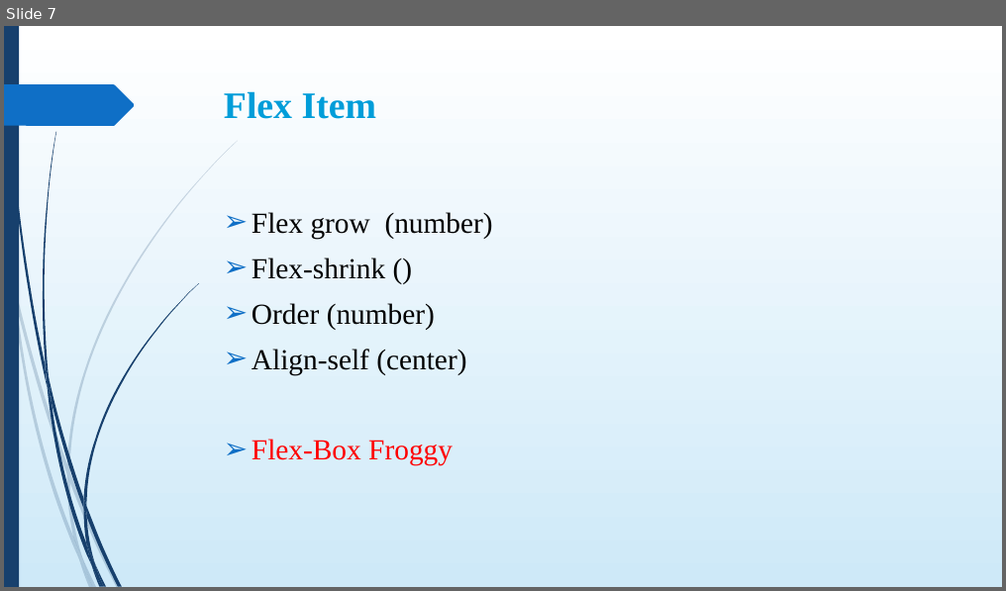
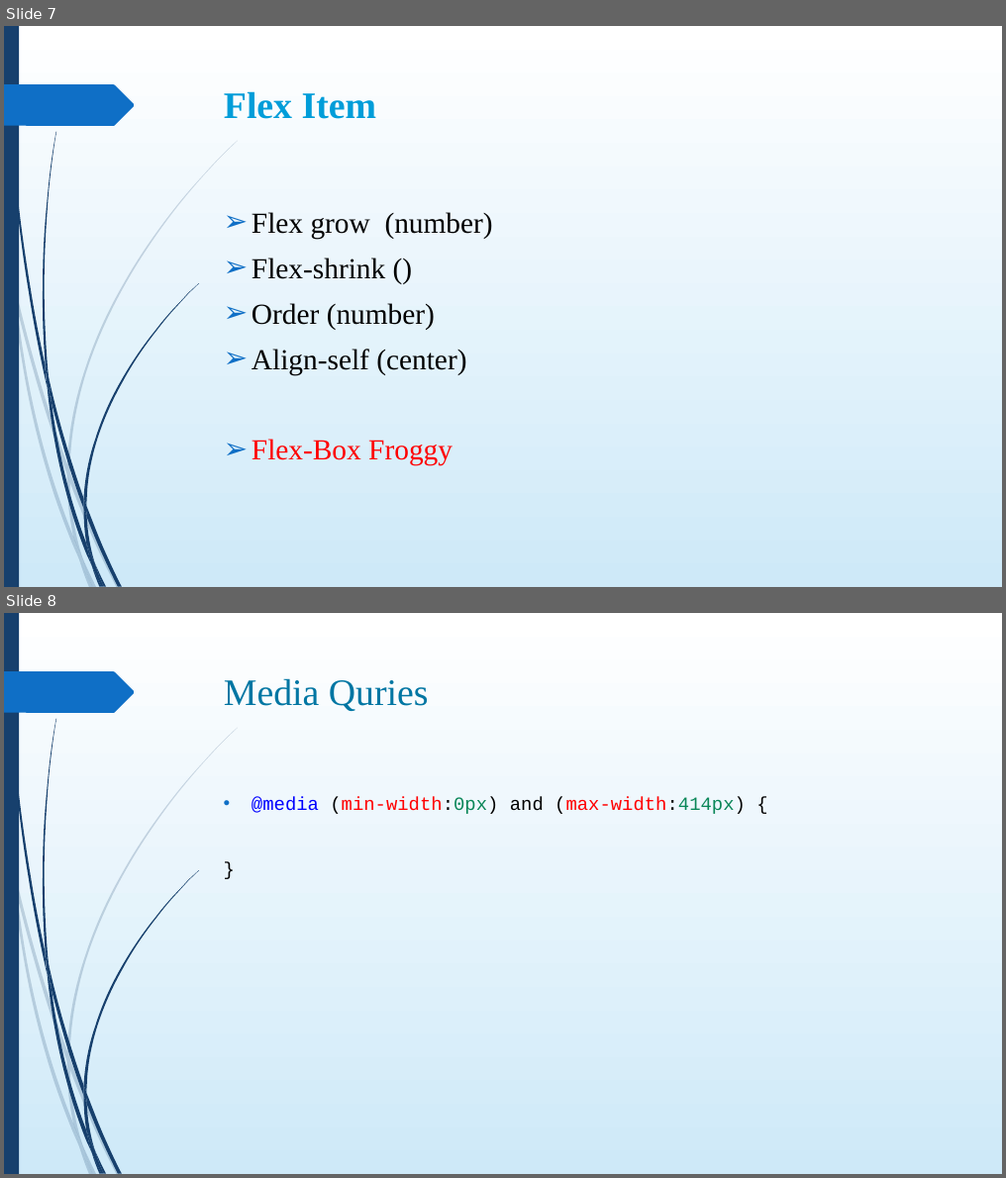
Before and after one commit to techloset/mad-batch1, a slide deck: Presentation/CSS Class 05.pptx. Shown one above the other, each under a label of ours: slide 7 before the commit, slides 7 and 8 after it. The pictures are 1006x591 and 1006x1178 pixels, drawn with LibreOffice and Linux fonts; fonts in the diff are those of the drawing. Boxes give left, top, right and bottom in pixels: in the first picture for what was removed or moved away, otherwise in the second. Text is boxed around its words. In the diff, an @@ line names an element or a change of style, - is before the commit and + after.

```diff
--- a/Presentation/CSS Class 05.pptx
+++ b/Presentation/CSS Class 05.pptx
@@ slide 8 added at (4, 613, 1002, 1174), background gradient #FFFFFF to #CEEAF9; not listed: 24 template elements that a slide beside it also shows @@
@@ title added at (224, 678, 429, 711), 36 pt, text #0076A3 @@
+Media Quries
@@ text added at (252, 796, 746, 814), 18 pt, text #FF0000 @@
+• @media (min-width:0px) and (max-width:414px) {
+}
```
Also in this commit, not shown: 2 slides changed, 1 other slide added, 1 slide removed, 2 other files.
